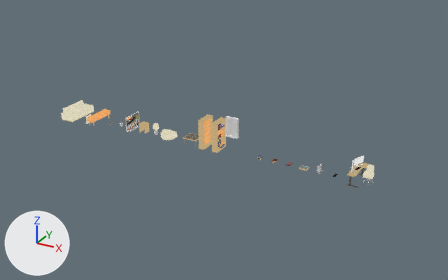
Two versions of the Blender file data_source/models/interior.blend, one commit apart.
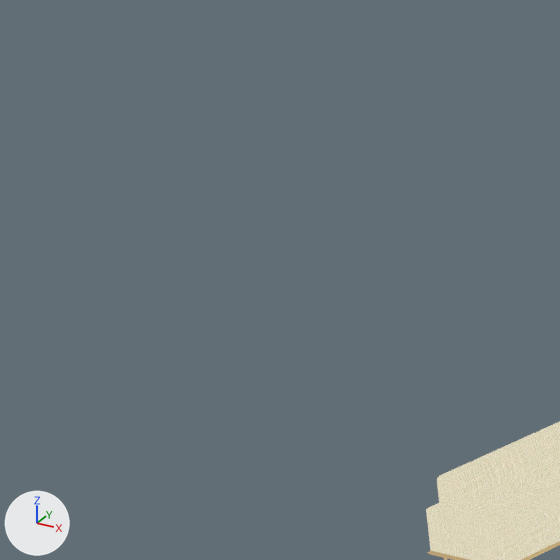
The first picture shows the older version from a 50 mm lens placed at (35.3, -32.5, 17.0), pointed at (17.0, 0.7, 0.4). The close-ups show the older and then the newer version on the part from 0% to 18% of the width and 15% to 43% of the height of that picture. Only the edits that show in the close-ups are written down. Every picture has the same lights, and +X, +Y and +Z are marked at lower left.

Before the edit, the objects in view are built like this:
```python
me_cube_003 = bpy.data.meshes.new('Cube.003')
me_cube_003.from_pydata(...)  # 210 vertices, 120 faces; spans x -0.53..0.53, y -1.22..1.22, z 0.0..0.9
# faces by material slot: [33, 87]
me_cube_003.materials.append(mat_oak)  # picture img_oak_png
me_cube_003.materials.append(mat_fabric_cream)  # picture img_fabric_cream_png
ob_sofa = bpy.data.objects.new('sofa', me_cube_003)
ob_sofa.location = (5.0, 0.0, 0.0)
```
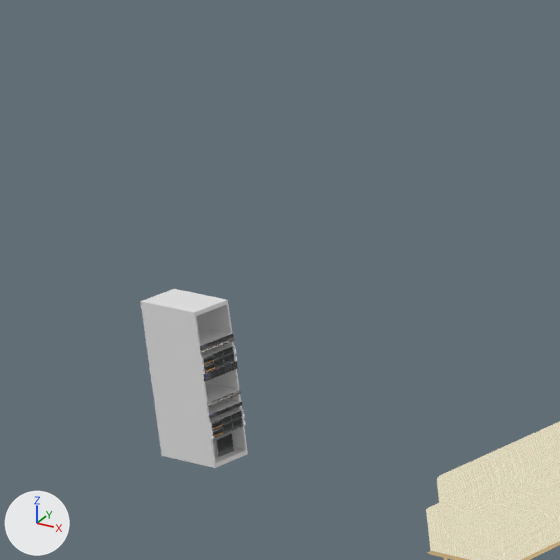
Boxes [x1, y1, x2, y2] around the edits, measured in the close-ups (560 x 560 px):
'server_rack', added
    after: [140, 289, 248, 468]
    faces in mat_no_texture (white #e7e7e7): [140, 289, 248, 468]
    faces in mat_servers (picture img_servers_png): [200, 333, 245, 457]

Patch to the scene script:
```diff
--- a/data_source/models/interior.blend.py
+++ b/data_source/models/interior.blend.py
@@ img_servers_png @@
+img_servers_png = load_image('servers.png', 'textures/servers.png', 512, 512, 'sRGB')
@@ mat_servers @@
+mat_servers = emission_material('servers')
+mat_servers.texture = img_servers_png
@@ me_cube_019 @@
+me_cube_019.from_pydata(...)  # 228 vertices, 204 faces; spans x -0.3..0.52, y -0.25..0.25, z 0.0..1.8
+# faces by material slot: [155, 49]
+me_cube_019.materials.append(mat_no_texture)  # white #e7e7e7
+me_cube_019.materials.append(mat_servers)  # picture img_servers_png
@@ ob_server_rack @@
+ob_server_rack = bpy.data.objects.new('server_rack', me_cube_019)
+ob_server_rack.location = (0.0, 0.0, 0.0)
```
